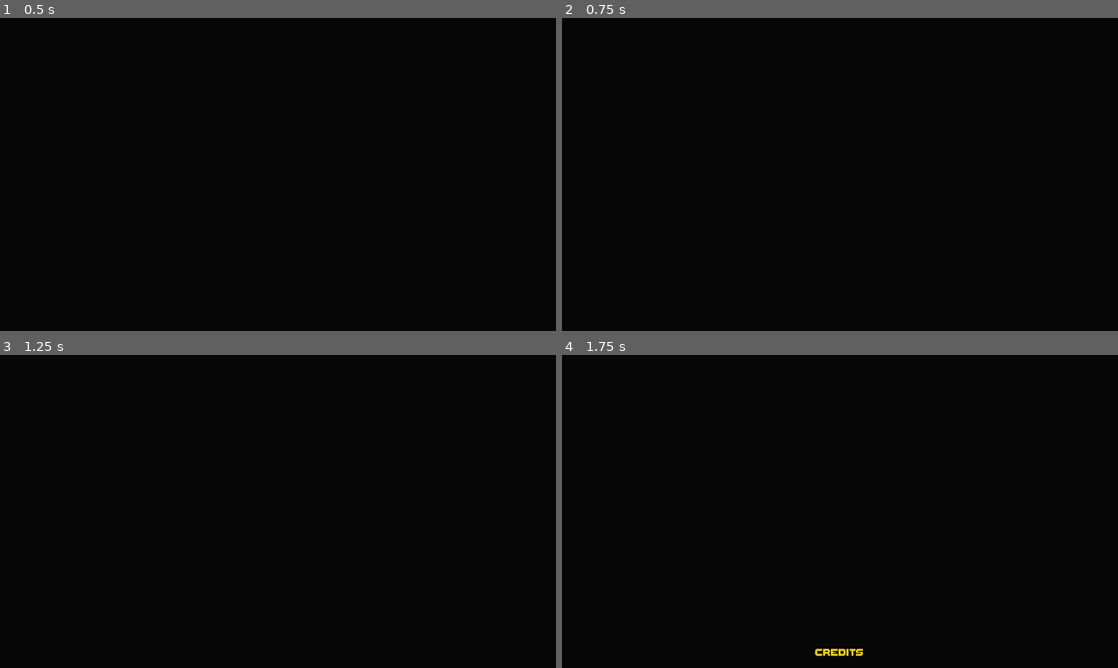
Above: before the commit, frames 1-4 (two rows, left to right).
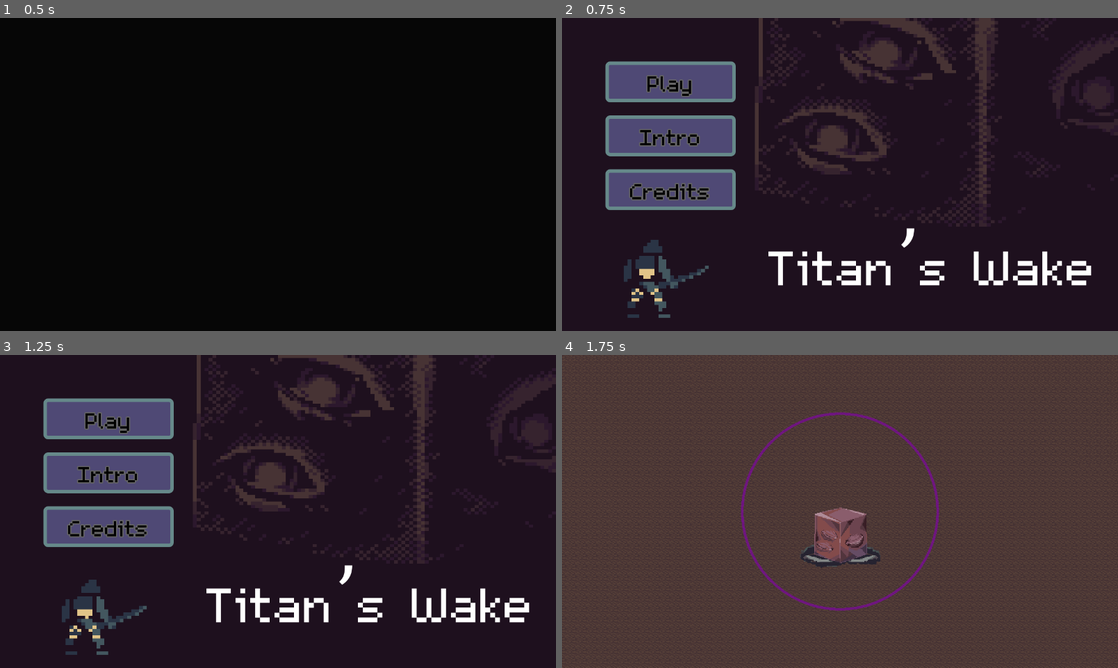
Above: after the commit, the same moments.

Repository: Sai-11011/godot-game-jam
Game: Godot game, scene res://Scenes/credits.tscn
Same seed, same stepped clock (60 frames per second), same inputs: the game is played once before the commit and once after it. This scene is started directly instead of the project's main scene.
Inputs (mouse positions are in pixels of both pictures, inside the frame that each line leads up to):
- Up to frame 1 (0.5 s): no input
- Up to frame 2 (0.75 s): tap Enter (ui_accept) at 0.5 s; move the mouse to (962, 158) at 0.52 s; press the mouse at (962, 158) at 0.53 s; hold D (right) from 0.53 s (still down)
- Up to frame 3 (1.25 s): keep holding D (right); tap Enter (ui_accept) at 0.77, 0.8, 1.07 s
- Up to frame 4 (1.75 s): release D (right) at 1.25 s; release the mouse at (962, 495) at 1.25 s; click (673, 417) at 1.25 s, where only the run after the commit has a clickable "Play"

Frame 1 is identical in both runs. In frame 2, 23% of the frame differs, in the area x 7-100%, y 0-96%; in frame 3, 23%; in frame 4, 100%, in the area x 0-100%, y 0-100%.

Commit message:
finalized

Diff:
--- a/Scenes/audio_manager.tscn
+++ b/Scenes/audio_manager.tscn
@@ -15,6 +15,11 @@
 [ext_resource type="AudioStream" uid="uid://cvji4ntefvmuf" path="res://Music/boss hits/Tower Hits.mp3" id="9_s7ae5"]
 [ext_resource type="AudioStream" uid="uid://cnkc8wm1w1u3m" path="res://Music/Shield Flying/Shield Flying.wav" id="10_w4e61"]
 [ext_resource type="AudioStream" uid="uid://dystjsgci3x4b" path="res://Music/Shield fire/Shield Fire.wav" id="11_uebr4"]
+[ext_resource type="AudioStream" uid="uid://bxc85qv8h3co5" path="res://Music/Music Intro and boss death 2.mp3" id="16_bkjj7"]
+[ext_resource type="AudioStream" uid="uid://erskhy6nx6t0" path="res://Music/Layeres Combat Music1and2/Layered Combat Music 1.wav" id="17_w4e61"]
+[ext_resource type="AudioStream" uid="uid://cycl5s2tjuklx" path="res://Music/Layeres Combat Music1and2/Layered Combat Music 2 good.wav" id="18_uebr4"]
+[ext_resource type="AudioStream" uid="uid://81tkwp1qtlg" path="res://Music/Layered Combas Music 3and4/Layered Combat Music 3.wav" id="19_ype7x"]
+[ext_resource type="AudioStream" uid="uid://322wcwcvwoya" path="res://Music/Layered Combas Music 3and4/Layered Combat Music 4.wav" id="20_7oln7"]
 
 [node name="audio_manager" type="Node" unique_id=989714405]
 script = ExtResource("1_4tj6f")
@@ -72,3 +77,18 @@
 [node name="SlimeEating" type="AudioStreamPlayer2D" parent="Slime" unique_id=517424016]
 stream = ExtResource("4_tnn7g")
 volume_db = -4.665
+
+[node name="BGM" type="AudioStreamPlayer" parent="." unique_id=697128537]
+stream = ExtResource("16_bkjj7")
+
+[node name="Layer1" type="AudioStreamPlayer" parent="BGM" unique_id=34380097]
+stream = ExtResource("17_w4e61")
+
+[node name="Layer2" type="AudioStreamPlayer" parent="BGM" unique_id=864003699]
+stream = ExtResource("18_uebr4")
+
+[node name="Layer3" type="AudioStreamPlayer" parent="BGM" unique_id=1122307567]
+stream = ExtResource("19_ype7x")
+
+[node name="Layer4" type="AudioStreamPlayer" parent="BGM" unique_id=2069281967]
+stream = ExtResource("20_7oln7")
--- a/Scenes/credits.tscn
+++ b/Scenes/credits.tscn
@@ -31,9 +31,6 @@
 text = "[center]
 [font_size=48][b][color=#ffd700]CREDITS[/color][/b][/font_size]
 
-[font_size=20][i]A Game by the 2026 Development Team[/i][/font_size]
-
----
 
 [font_size=32][b][color=#a3a3a3]ENGINEERING[/color][/b][/font_size]
 
@@ -45,52 +42,55 @@
 Maxx
 Sai
 
----
+
 
 [font_size=32][b][color=#a3a3a3]CREATIVE DIRECTION[/color][/b][/font_size]
 
 [b]Lead Narrative Designer[/b]
-SteezyGlock
+Keem Holt
 
 [b]Narrative Design Team[/b]
 Daniel_Linosa_03
-SteezyGlock
+Keem Holt
 
 [b]Game Designer[/b]
-Constantinus
+Derliuk Kostiantyn
 
----
+
 
 [font_size=32][b][color=#a3a3a3]ART & VISUALS[/color][/b][/font_size]
 
 [b]Lead Artist & Animator[/b]
 LazyStone
 
----
+
 
 [font_size=32][b][color=#a3a3a3]AUDIO DESIGN[/color][/b][/font_size]
 
 [b]Music Composer & Sound Lead[/b]
 Richo Maya
 
----
+
 
 [font_size=32][b][color=#a3a3a3]QUALITY ASSURANCE[/color][/b][/font_size]
 
 [b]Technical Testing[/b]
-Vamsi
 Maxx
 
----
 
 [font_size=36][b][color=#ffd700]A FINAL MESSAGE[/color][/b][/font_size]
 
-[font_size=22][i]You have done what many thought impossible. The Titan lies in ruin, its core shattered, and the balance of the shards has finally been restored.
+[font_size=22][color=#dddddd][i]You have done what many thought impossible. The Titan lies in ruin, its core shattered, and the balance of the shards has finally been restored.
 
 This project began as a singular vision: to create a combat experience that felt heavy, punishing, and ultimately rewar …(224 unchanged characters)…
 
-We hope the thrill of the victory stays with you as long as the echoes of the battle. Your support means everything to our team, and we cannot wait to show you what we build next.[/i][/font_size]
+We hope the thrill of the victory stays with you as long as the echoes of the battle. Your support means everything to our team, and we cannot wait to show you what we build next.[/i][/color][/font_size]
+
 
 [font_size=38][b]Thank you for playing![/b][/font_size]
+
+
+
+[font_size=16][color=#888888]Font: \"Theleah Fat\" by Rick (Licensed under CC-BY 4.0)[/color][/font_size]
 [/center]"
 fit_content = true
--- a/Scenes/game_over.tscn
+++ b/Scenes/game_over.tscn
@@ -1,8 +1,80 @@
 [gd_scene format=3 uid="uid://d2hjnmw6yepcr"]
 
 [ext_resource type="Script" uid="uid://cl42tna6037kx" path="res://Scripts/game_over.gd" id="1_ek8ke"]
+[ext_resource type="Texture2D" uid="uid://b24ic54lsor1d" path="res://Assets/Big art/Exposition-Sheet9.png" id="2_14u15"]
 [ext_resource type="Theme" uid="uid://bmun2ysgx4il8" path="res://Themes/Button.tres" id="2_ek8ke"]
 [ext_resource type="FontFile" uid="uid://cgo7riob5uqxg" path="res://Assets/fonts/ThaleahFat.ttf" id="2_eoghk"]
+
+[sub_resource type="AtlasTexture" id="AtlasTexture_q7rna"]
+atlas = ExtResource("2_14u15")
+region = Rect2(0, 0, 144, 96)
+
+[sub_resource type="AtlasTexture" id="AtlasTexture_mdgfu"]
+atlas = ExtResource("2_14u15")
+region = Rect2(144, 0, 144, 96)
+
+[sub_resource type="AtlasTexture" id="AtlasTexture_hiuel"]
+atlas = ExtResource("2_14u15")
+region = Rect2(288, 0, 144, 96)
+
+[sub_resource type="AtlasTexture" id="AtlasTexture_wybsh"]
+atlas = ExtResource("2_14u15")
+region = Rect2(432, 0, 144, 96)
+
+[sub_resource type="AtlasTexture" id="AtlasTexture_kggp6"]
+atlas = ExtResource("2_14u15")
+region = Rect2(576, 0, 144, 96)
+
+[sub_resource type="AtlasTexture" id="AtlasTexture_pfjh2"]
+atlas = ExtResource("2_14u15")
+region = Rect2(720, 0, 144, 96)
+
+[sub_resource type="AtlasTexture" id="AtlasTexture_v1hre"]
+atlas = ExtResource("2_14u15")
+region = Rect2(864, 0, 144, 96)
+
+[sub_resource type="AtlasTexture" id="AtlasTexture_udece"]
+atlas = ExtResource("2_14u15")
+region = Rect2(1008, 0, 144, 96)
+
+[sub_resource type="AtlasTexture" id="AtlasTexture_bbntq"]
+atlas = ExtResource("2_14u15")
+region = Rect2(1152, 0, 144, 96)
+
+[sub_resource type="SpriteFrames" id="SpriteFrames_j3ryr"]
+animations = [{
+"frames": [{
+"duration": 1.0,
+"texture": SubResource("AtlasTexture_q7rna")
+}, {
+"duration": 1.0,
+"texture": SubResource("AtlasTexture_mdgfu")
+}, {
+"duration": 1.0,
+"texture": SubResource("AtlasTexture_hiuel")
+}, {
+"duration": 1.0,
+"texture": SubResource("AtlasTexture_wybsh")
+}, {
+"duration": 1.0,
+"texture": SubResource("AtlasTexture_kggp6")
+}, {
+"duration": 1.0,
+"texture": SubResource("AtlasTexture_pfjh2")
+}, {
+"duration": 1.0,
+"texture": SubResource("AtlasTexture_v1hre")
+}, {
+"duration": 1.0,
+"texture": SubResource("AtlasTexture_udece")
+}, {
+"duration": 1.0,
+"texture": SubResource("AtlasTexture_bbntq")
+}],
+"loop": true,
+"name": &"default",
+"speed": 8.0
+}]
 
 [node name="GameOver" type="Control" unique_id=2035159009]
 process_mode = 3
@@ -14,46 +86,60 @@
 grow_vertical = 2
 script = ExtResource("1_ek8ke")
 
-[node name="ColorRect" type="ColorRect" parent="." unique_id=670813742]
+[node name="AnimatedSprite2D" type="AnimatedSprite2D" parent="." unique_id=487402573]
+position = Vector2(639.99994, 360)
+scale = Vector2(8.888888, 7.5)
+sprite_frames = SubResource("SpriteFrames_j3ryr")
+autoplay = "default"
+
+[node name="MarginContainer" type="MarginContainer" parent="." unique_id=419332948]
 layout_mode = 1
 anchors_preset = 15
 anchor_right = 1.0
 anchor_bottom = 1.0
 grow_horizontal = 2
 grow_vertical = 2
-color = Color(0, 0, 0, 1)
+theme_override_constants/margin_left = 50
+theme_override_constants/margin_top = 150
+theme_override_constants/margin_right = 150
+theme_override_constants/margin_bottom = 150
 
-[node name="Label" type="Label" parent="ColorRect" unique_id=1250272851]
-layout_mode = 1
-anchors_preset = 8
-anchor_left = 0.5
-anchor_top = 0.5
-anchor_right = 0.5
-anchor_bottom = 0.5
-offset_left = -44.5
-offset_top = -11.5
-offset_right = 44.5
-offset_bottom = 11.5
-grow_horizontal = 2
-grow_vertical = 2
+[node name="VBoxContainer" type="VBoxContainer" parent="MarginContainer" unique_id=951754261]
+layout_mode = 2
+theme_override_constants/separation = 50
+
+[node name="Label" type="Label" parent="MarginContainer/VBoxContainer" unique_id=1250272851]
+layout_mode = 2
+size_flags_horizontal = 0
+size_flags_vertical = 0
 theme_override_fonts/font = ExtResource("2_eoghk")
-theme_override_font_sizes/font_size = 56
-text = "yOUR dEAD"
+theme_override_font_sizes/font_size = 100
+text = "You Died"
 
-[node name="Button" type="Button" parent="." unique_id=638702589]
-layout_mode = 1
-anchors_preset = 3
-anchor_left = 1.0
-anchor_top = 1.0
-anchor_right = 1.0
-anchor_bottom = 1.0
-offset_left = -935.0
-offset_top = -285.0
-offset_right = -307.0
-offset_bottom = -233.0
-grow_horizontal = 0
-grow_vertical = 0
+[node name="Label2" type="Label" parent="MarginContainer/VBoxContainer" unique_id=1448779640]
+layout_mode = 2
+theme_override_font_sizes/font_size = 50
+text = "The stone endures."
+horizontal_alignment = 1
+vertical_alignment = 1
+
+[node name="HBoxContainer" type="HBoxContainer" parent="MarginContainer/VBoxContainer" unique_id=1045741829]
+layout_mode = 2
+size_flags_horizontal = 4
+theme_override_constants/separation = 50
+
+[node name="Button" type="Button" parent="MarginContainer/VBoxContainer/HBoxContainer" unique_id=638702589]
+layout_mode = 2
+size_flags_horizontal = 4
+size_flags_vertical = 4
 theme = ExtResource("2_ek8ke")
-text = "bUtToN tO rEsPAWN"
+text = "Restart"
 
-[connection signal="pressed" from="Button" to="." method="_on_button_pressed"]
+[node name="Menu" type="Button" parent="MarginContainer/VBoxContainer/HBoxContainer" unique_id=144508420]
+layout_mode = 2
+size_flags_horizontal = 4
+size_flags_vertical = 4
+theme = ExtResource("2_ek8ke")
+text = "Menu"
+
+[connection signal="pressed" from="MarginContainer/VBoxContainer/HBoxContainer/Button" to="." method="_on_button_pressed"]
--- a/Scenes/start_ui.tscn
+++ b/Scenes/start_ui.tscn
@@ -3,7 +3,6 @@
 [ext_resource type="Script" uid="uid://bhwqypk7n8utc" path="res://Scripts/start_ui.gd" id="1_8k21b"]
 [ext_resource type="Texture2D" uid="uid://b24ic54lsor1d" path="res://Assets/Big art/Exposition-Sheet9.png" id="2_wfxj5"]
 [ext_resource type="Theme" uid="uid://bmun2ysgx4il8" path="res://Themes/Button.tres" id="3_avrgi"]
-[ext_resource type="FontFile" uid="uid://cgo7riob5uqxg" path="res://Assets/fonts/ThaleahFat.ttf" id="4_q7rna"]
 [ext_resource type="FontFile" uid="uid://dl2qnelvliach" path="res://Assets/fonts/m5x7.ttf" id="5_mdgfu"]
 
 [sub_resource type="AtlasTexture" id="AtlasTexture_q7rna"]
@@ -140,8 +139,7 @@
 layout_mode = 2
 size_flags_horizontal = 8
 size_flags_vertical = 0
-theme_override_fonts/font = ExtResource("4_q7rna")
-theme_override_font_sizes/font_size = 150
+theme_override_font_sizes/font_size = 180
 text = "Titan’s Wake"
 horizontal_alignment = 2
 
@@ -162,16 +160,12 @@
 anchor_bottom = 1.0
 grow_horizontal = 2
 grow_vertical = 2
-theme_override_constants/margin_left = 150
-theme_override_constants/margin_top = 150
-theme_override_constants/margin_right = 150
-theme_override_constants/margin_bottom = 150
-
-[node name="VBoxContainer" type="VBoxContainer" parent="ControlsOverlay/MarginContainer" unique_id=621295616]
-layout_mode = 2
-alignment = 1
-
-[node name="RichTextLabel" type="RichTextLabel" parent="ControlsOverlay/MarginContainer/VBoxContainer" unique_id=1174707841]
+theme_override_constants/margin_left = 50
+theme_override_constants/margin_top = 50
+theme_override_constants/margin_right = 50
+theme_override_constants/margin_bottom = 50
+
+[node name="RichTextLabel" type="RichTextLabel" parent="ControlsOverlay/MarginContainer" unique_id=1174707841]
 layout_mode = 2
 size_flags_vertical = 3
 theme_override_fonts/normal_font = ExtResource("5_mdgfu")
@@ -185,24 +179,31 @@
 theme_override_font_sizes/italics_font_size = 24
 theme_override_font_sizes/mono_font_size = 24
 bbcode_enabled = true
-text = "[center][b]THE TITAN AWAKENS...[/b][/center]
-
-[i]For eons, the ancient behemoth slumbered. Now, the purple eclipse spreads across the arena. You have exactly 5 minutes to prepare before it hunts you down.[/i]
-
-[b]YOUR OBJECTIVE:[/b]
-Slay minions to gather shards. Shards permanently upgrade your stats and grant you limited uses of powerful abilities. When the Titan wakes, destroy its three orbiting cubes to expose the core!
-
-[center][b]CONTROLS[/b][/center]
-[b]WASD / Arrows[/b] - Move
-[b]J / Left Click[/b] - Base Slash
-[b]Z[/b] - Toggle Camera Zoom
-[color=#ff3333][b][H][/b] Heavy Attack (Requires Red Shards)[/color]
-[color=#3333ff][b][K][/b] Thrust Dash (Requires Blue Shards)[/color]
-[color=#33ff33][b][L][/b] Bullet Attack (Requires Green Shards)[/color]"
-
-[node name="BackButton" type="Button" parent="ControlsOverlay/MarginContainer/VBoxContainer" unique_id=1076469192]
-layout_mode = 2
-size_flags_horizontal = 4
+text = "[center][color=#c285ff]✦ THE TITAN AWAKENS ✦[/color][/center]
+
+[center][color=#a3a3a3]\"For ages, the Titan lay dormant beneath the ruins.
+Now, the purple eclipse spreads... it senses you.
+You have to prepare for what comes next.
+
+Gather shards to grow stronger.
+But as you rise, so does the Titan.
+When it awakens, there will be no escape.\"[/color][/center]
+
+[center][color=#ff0000]♦[/color][color=#00ff00] ♦ [/color][color=#0000ff]♦[/color][/center]
+
+[center][color=#ffffff][b]YOUR OBJECTIVE[/b][/color]
+[color=#dddddd]Slay minions and harvest shards to upgrade stats.
+Survive the Fight, then [color=#ff5555]destroy the Titan's
+three orbiting cubes[/color] to expose its core![/color][/center]
+"
+fit_content = true
+scroll_active = false
+horizontal_alignment = 1
+vertical_alignment = 1
+
+[node name="BackButton" type="Button" parent="ControlsOverlay/MarginContainer" unique_id=1076469192]
+layout_mode = 2
+size_flags_horizontal = 0
 size_flags_vertical = 10
 theme = ExtResource("3_avrgi")
 text = "Back"
@@ -210,4 +211,4 @@
 [connection signal="pressed" from="MarginContainer/VBoxContainer/VBoxContainer/Play" to="." method="_on_play_pressed"]
 [connection signal="pressed" from="MarginContainer/VBoxContainer/VBoxContainer/Intro" to="." method="_on_intro_pressed"]
 [connection signal="pressed" from="MarginContainer/VBoxContainer/VBoxContainer/Credits" to="." method="_on_credits_pressed"]
-[connection signal="pressed" from="ControlsOverlay/MarginContainer/VBoxContainer/BackButton" to="." method="_on_back_button_pressed"]
+[connection signal="pressed" from="ControlsOverlay/MarginContainer/BackButton" to="." method="_on_back_button_pressed"]
--- a/Scenes/win_screen.tscn
+++ b/Scenes/win_screen.tscn
@@ -3,6 +3,7 @@
 [ext_resource type="Script" uid="uid://culqsre4x6162" path="res://Scripts/win_screen.gd" id="1_awi1s"]
 [ext_resource type="FontFile" uid="uid://cgo7riob5uqxg" path="res://Assets/fonts/ThaleahFat.ttf" id="2_awi1s"]
 [ext_resource type="Theme" uid="uid://bmun2ysgx4il8" path="res://Themes/Button.tres" id="3_85imr"]
+[ext_resource type="FontFile" uid="uid://dl2qnelvliach" path="res://Assets/fonts/m5x7.ttf" id="3_bwc64"]
 
 [node name="WinScreen" type="Control" unique_id=953237444]
 layout_mode = 3
@@ -42,13 +43,15 @@
 
 [node name="TimeLabel" type="Label" parent="CenterContainer/VBoxContainer" unique_id=1957929219]
 layout_mode = 2
-theme_override_fonts/font = ExtResource("2_awi1s")
-theme_override_font_sizes/font_size = 80
+theme_override_fonts/font = ExtResource("3_bwc64")
+theme_override_font_sizes/font_size = 56
 horizontal_alignment = 1
 vertical_alignment = 1
 
 [node name="MarginContainer" type="MarginContainer" parent="CenterContainer/VBoxContainer" unique_id=1046466327]
 layout_mode = 2
+theme_override_constants/margin_top = 50
+theme_override_constants/margin_bottom = 50
 
 [node name="HBoxContainer" type="HBoxContainer" parent="CenterContainer/VBoxContainer/MarginContainer" unique_id=1595837256]
 layout_mode = 2
--- a/Scripts/audio_manager.gd
+++ b/Scripts/audio_manager.gd
@@ -22,10 +22,61 @@
 @onready var slime_movement := $Slime/SlimeMove
 @onready var slime_eating := $Slime/SlimeEating
 
+# --- BGM NODES ---
+@onready var bgm_1 := $BGM/Layer1
+@onready var bgm_2 := $BGM/Layer2
+@onready var bgm_3 := $BGM/Layer3
+@onready var bgm_4 := $BGM/Layer4
+
 # --- OFFSET LOGIC FOR THE BOSS HITS (Tower Hits.mp3) ---
 var boss_hit_offsets: Array[float] = [0.0, 3.2, 6.4, 9.6, 12.8, 16.0] # <-- Change these to your actual seconds!
 var current_boss_hit_index: int = 0
 var single_hit_duration: float = 1.0 # How long one slice of the audio lasts
+
+var current_bgm_phase: int = 0
+
+# ==========================================
+# BGM SYSTEMS
+# ==========================================
+
+func start_bgm():
+	# Play all tracks simultaneously so their beats are permanently synced
+	bgm_1.play()
+	bgm_2.play()
+	bgm_3.play()
+	bgm_4.play()
+
+	# Instantly mute everything except Layer 1
+	bgm_1.volume_db = -16.0
+	bgm_2.volume_db = -50.0
+	bgm_3.volume_db = -50.0
+	bgm_4.volume_db = -50.0
+	current_bgm_phase = 1
+
+func switch_bgm_phase(phase: int):
+	if current_bgm_phase == phase:
+		return
+	current_bgm_phase = phase
+
+	# create_tween().set_parallel(true) means all volume changes happen at the same time
+	var tween = create_tween().set_parallel(true)
+	var fade_time = 0.5 # A smooth 2-second crossfade
+
+	# First, tell all tracks to fade to silent
+	tween.tween_property(bgm_1, "volume_db", -50.0, fade_time)
+	tween.tween_property(bgm_2, "volume_db", -50.0, fade_time)
+	tween.tween_property(bgm_3, "volume_db", -50.0, fade_time)
+	tween.tween_property(bgm_4, "volume_db", -50.0, fade_time)
+
+	# Then, override the silent command for the specific track we want to hear!
+	if phase == 1:
+		tween.tween_property(bgm_1, "volume_db", -16.0, fade_time)
+	elif phase == 2:
+		tween.tween_property(bgm_2, "volume_db", -16.0, fade_time)
+	elif phase == 3:
+		tween.tween_property(bgm_3, "volume_db", -16.0, fade_time)
+	elif phase == 4:
+		tween.tween_property(bgm_4, "volume_db", -16.0, fade_time)
 
 # --- CORE SYSTEMS ---
 func can_play(sound_name: String, cooldown: float) -> bool:
--- a/Scripts/boss.gd
+++ b/Scripts/boss.gd
@@ -168,6 +168,7 @@
 
 func wake_up():
 	is_waking_up = true # 1. LOCK THE BOSS!
+	AudioManager.switch_bgm_phase(3)
 	if is_instance_valid(player):
 		player.is_invincible = true # God Mode: Engaged
 	is_awake = true
@@ -267,6 +268,7 @@
 	execute_attack(chosen_attack)
 
 func execute_attack(color: String):
+	AudioManager.switch_bgm_phase(4)
 	current_state = State.ATTACKING
 	orbit_speed = 6.0
 
--- a/Scripts/credits.gd
+++ b/Scripts/credits.gd
@@ -2,10 +2,12 @@
 
 @onready var text_node = $MarginContainer/RichTextLabel
 @onready var margin : MarginContainer = $MarginContainer
-
+var main_menu_scene: PackedScene = load(Global.SCENES.start_ui)
 # Use pixels per second for more natural control
 @export_range(10, 500, 5) var scroll_speed : float = 100.0
 @export_range(0, 10000, 0.1) var margin_extra : float = 100.0
+
+var scroll_tween: Tween # <-- ADDED: Class variable to track the tween
 
 func _ready() -> void:
 	# 1. Setup Text Styling
@@ -37,13 +39,27 @@
 	var scroll_duration = total_scroll_dist / scroll_speed
 
 	# 5. Execute Tween
-	var tween = create_tween()
-	tween.tween_property(
+	scroll_tween = create_tween() # <-- CHANGED: Using the class variable
+	scroll_tween.tween_property(
 		self,
 		"scroll_vertical",
 		total_scroll_dist,
 		scroll_duration
 	).set_trans(Tween.TRANS_LINEAR)
 
-	# Optional: Emit a signal or change scene when finished
-	tween.finished.connect(func(): print("Credits finished!"))
+	# <-- CHANGED: Connect to a dedicated finish function
+	scroll_tween.finished.connect(finish_credits)
+
+# --- NEW: SKIP LOGIC ---
+
+func _unhandled_input(event: InputEvent) -> void:
+	# Check for "attack" or standard UI skip inputs like Escape, Space, or Enter
+	if event.is_action_pressed("attack") or event.is_action_pressed("ui_cancel") or event.is_action_pressed("ui_accept"):
+		if scroll_tween and scroll_tween.is_running():
+			scroll_tween.kill() # Stop the scrolling immediately
+		finish_credits()
+
+func finish_credits() -> void:
+	print("Credits finished or skipped!")
+
+	get_tree().change_scene_to_packed(main_menu_scene)
--- a/Scripts/main.gd
+++ b/Scripts/main.gd
@@ -7,6 +7,7 @@
 @onready var ysort_node = $Ysort
 
 func _ready() -> void:
+	AudioManager.switch_bgm_phase(2)
 	spawn_player()
 
 func spawn_player():
--- a/Scripts/shards.gd
+++ b/Scripts/shards.gd
@@ -7,6 +7,7 @@
 var red_tex = load("uid://erw6fso80wek")
 var green_tex = load("uid://8rdtmqddhjge")
 var blue_tex = load("uid://dw7nc86tymwy6")
+var primal_tex = load("uid://b2fxhwvvcvday")
 
 var is_claimed: bool = false
 
@@ -21,11 +22,8 @@
 	elif shard_type == "green":
 		sprite.texture = green_tex
 	elif shard_type == "main_orb":
-		# Since we don't have a main orb sprite, we will use blue as a base
-		# and blow out the modulate to make it a glowing white super-orb!
-		sprite.texture = blue_tex
-		sprite.modulate = Color(3.0, 3.0, 3.0)
-		scale = Vector2(3.0, 3.0)
+		sprite.texture = primal_tex
+		scale = Vector2(1.0,1.0)
 
 	Global.apply_levitation(self, 12.0, 1.0)
 
--- a/Scripts/start_ui.gd
+++ b/Scripts/start_ui.gd
@@ -5,11 +5,12 @@
 
 # Drag your new ControlsOverlay panel here!
 @onready var controls_overlay = $ControlsOverlay
-@onready var info_panel = $ControlsOverlay/MarginContainer/VBoxContainer/RichTextLabel
+@onready var info_panel = $ControlsOverlay/MarginContainer/RichTextLabel
 
 func _ready():
 	# Ensure the overlay is hidden when the game starts
 	controls_overlay.hide()
+	AudioManager.start_bgm()
 
 func _on_play_pressed() -> void:
 	if Global.has_method("reset_data"):
--- a/Scripts/tank.gd
+++ b/Scripts/tank.gd
@@ -94,11 +94,11 @@
 
 # --- THE HAND SLAM MECHANIC ---
 func start_slam_attack():
+	AudioManager.play_boss_red_attack(self.position)
 	is_attacking = true
 	sprite.rotation = 0
 	sprite.scale = Vector2(1, 1)
 	sprite.hframes = 8
-
 	var wind_up_time = 1.5
 
 	# --- THIS WILL AUTOMATICALLY MATCH YOUR ANIMATION NAMES ---
@@ -190,7 +190,7 @@
 	var random_roll = randf()
 
 	# 1. Check for the 5% Rare Orb Drop (ONLY if we don't have it yet!)
-	if not PlayerData.has_top_orb and random_roll <= 0.05:
+	if not PlayerData.has_top_orb and random_roll <= 0.95:
 		var orb = shard_scene.instantiate()
 		orb.shard_type = "main_orb" # We will code this into the shard script next!
 		orb.global_position = global_position
--- a/Scripts/win_screen.gd
+++ b/Scripts/win_screen.gd
@@ -5,12 +5,12 @@
 
 func _ready():
 	# Format the final time perfectly
+	AudioManager.switch_bgm_phase(2)
 	var time_in_seconds = PlayerData.game_time_seconds
 	var minutes = int(time_in_seconds / 60.0)
 	var seconds = int(time_in_seconds) % 60
 
-	time_label.text = "Final Time: " + str(minutes) + ":" + str(seconds).pad_zeros(2)
-
+	time_label.text = "It took you " + str(minutes) + ":" + str(seconds).pad_zeros(2)+"… but it was only a matter of time."
 func _on_menu_button_pressed() -> void:
 	if Global.has_method("reset_data"):
 		PlayerData.reset_data()
--- a/project.godot
+++ b/project.godot
@@ -17,7 +17,10 @@
 config/name="TitansWake"
 run/main_scene="uid://bw1j84xhoel56"
 config/features=PackedStringArray("4.6", "Forward Plus")
-config/icon="res://icon.svg"
+boot_splash/bg_color=Color(0.09019608, 0.07058824, 0.09019608, 1)
+boot_splash/image="uid://v0grca2paub6"
+config/icon="uid://55yfh6ar214o"
+config/windows_native_icon="res://Icon.ico"
 
 [autoload]
 
Binary file added: Assets/Enemies/Boss/Boss_Sleeping_intro.png
Not shown, added: Assets/Enemies/Boss/Boss_Sleeping_intro.png.import
Not shown, added: Assets/objects/Orb.png.import
Renamed: Assets/Icon.ico -> Icon.ico
Binary file added: Icon.png
Not shown, added: Icon.png.import
Not shown, added: Layeres Combat Music1and2/Layered Combat Music 1.wav.import
Not shown, added: Layeres Combat Music1and2/Layered Combat Music 2.wav.import
Binary file added: Loading_image.png
Not shown, added: Loading_image.png.import
Not shown, added: Music/Layered Combas Music 3and4/Layered Combat Music 3.wav.import
Not shown, added: Music/Layered Combas Music 3and4/Layered Combat Music 4.wav.import
(and 3 more such lines)
